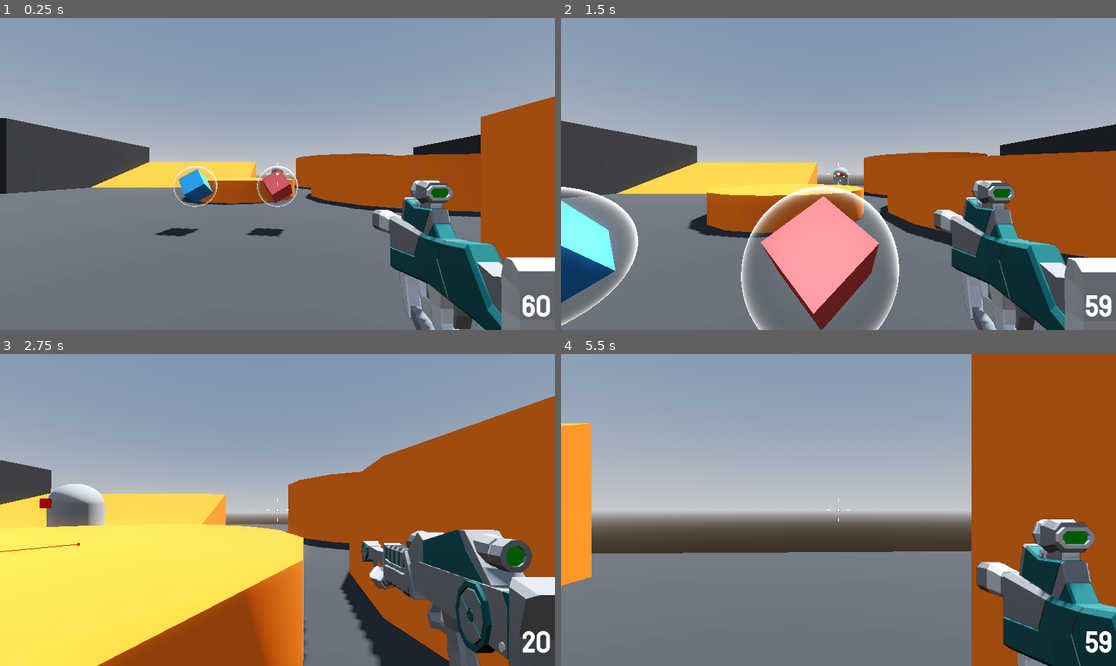
Above: before the commit, frames 1-4 (two rows, left to right).
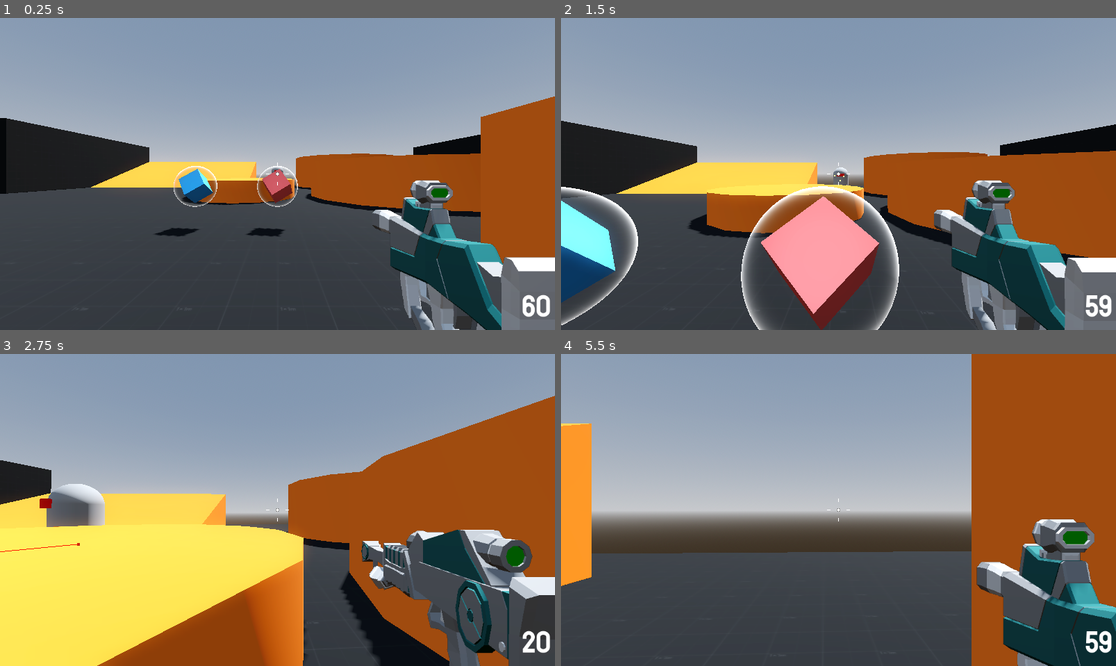
Above: after the commit, the same moments.

Repository: BlurryGames/RoboRampage
Game: Godot game, scene res://levels/sand_box.tscn
Two runs of this game, one before a commit and one after it. Both use one fixed random seed, a clock stepped at 60 frames per second and the inputs below.
Inputs (mouse positions are in pixels of both pictures, inside the frame that each line leads up to):
- Up to frame 1 (0.25 s): no input
- Up to frame 2 (1.5 s): move the mouse to (866, 174) at 0.52 s; hold Right mouse button (aim) 0.53-1.28 s; hold W (move_forward) from 0.53 s (still down); tap Space (jump) at 0.77 s; move the mouse to (810, 174) at 1.27 s; click (810, 174) at 1.35 s
- Up to frame 3 (2.75 s): keep holding W (move_forward); tap Space (jump) at 1.52 s; move the mouse to (288, 503) at 2.02 s; hold Mouse wheel down (last_weapon) from 2.03 s (still down)
- Up to frame 4 (5.5 s): keep holding W (move_forward); move the mouse to (832, 516) at 2.77 s; release Mouse wheel down (last_weapon) at 2.78 s; tap Mouse wheel up (next_weapon) at 2.85 s; tap Space (jump) at 3.02, 3.77, 4.52 s; move the mouse to (877, 513) at 3.52 s; hold 1 (weapon_1) 3.53-4.28 s; move the mouse to (794, 506) at 4.27 s; tap 2 (weapon_2) at 4.35 s; move the mouse to (844, 510) at 5.02 s; hold Right mouse button (aim) from 5.03 s (still down)

The runs differ from the first frame. In frame 1, 35% of the frame differs, in the area x 0-87%, y 32-100%; in frame 2, 23%; in frame 3, 4.9%; in frame 4, 26%.

Commit message:
Section4: Robo Rampage / Lesson29: Building Interiors

Diff:
--- /dev/null
+++ b/levels/main_level.tscn
@@ -0,0 +1,62 @@
+[gd_scene load_steps=5 format=3 uid="uid://damlc4r26y6ds"]
+
+[ext_resource type="Material" uid="uid://1lssg0qjvisn" path="res://levels/materials/gray_material.tres" id="1_xdjn6"]
+
+[sub_resource type="ProceduralSkyMaterial" id="ProceduralSkyMaterial_t07vs"]
+sky_horizon_color = Color(0.64625, 0.65575, 0.67075, 1)
+ground_horizon_color = Color(0.64625, 0.65575, 0.67075, 1)
+
+[sub_resource type="Sky" id="Sky_308d2"]
+sky_material = SubResource("ProceduralSkyMaterial_t07vs")
+
+[sub_resource type="Environment" id="Environment_qua2i"]
+background_mode = 2
+sky = SubResource("Sky_308d2")
+tonemap_mode = 2
+glow_enabled = true
+
+[node name="MainLevel" type="Node3D"]
+
+[node name="WorldEnvironment" type="WorldEnvironment" parent="."]
+environment = SubResource("Environment_qua2i")
+
+[node name="DirectionalLight3D" type="DirectionalLight3D" parent="."]
+transform = Transform3D(-0.866023, -0.433016, 0.250001, 0, 0.499998, 0.866027, -0.500003, 0.749999, -0.43301, 0, 0, 0)
+
+[node name="Room" type="CSGBox3D" parent="."]
+transform = Transform3D(1, 0, 0, 0, 1, 0, 0, 0, 1, 0, 2, 0)
+material_override = ExtResource("1_xdjn6")
+flip_faces = true
+size = Vector3(8, 4, 8)
+
+[node name="CSGCombiner3D" type="CSGCombiner3D" parent="Room"]
+
+[node name="Corridor" type="CSGBox3D" parent="Room/CSGCombiner3D"]
+transform = Transform3D(1, 0, 0, 0, 1, 0, 0, 0, 1, 0, -1, -6)
+flip_faces = true
+size = Vector3(2, 2, 4)
+
+[node name="Corridor2" type="CSGBox3D" parent="Room/CSGCombiner3D"]
+transform = Transform3D(-4.37114e-08, 0, 1, 0, 1, 0, -1, 0, -4.37114e-08, 6, -1, -12)
+flip_faces = true
+size = Vector3(2, 2, 4)
+
+[node name="Corridor3" type="CSGBox3D" parent="Room/CSGCombiner3D"]
+transform = Transform3D(-4.37114e-08, 0, 1, 0, 1, 0, -1, 0, -4.37114e-08, -6, -1, -12)
+flip_faces = true
+size = Vector3(2, 2, 4)
+
+[node name="Room2" type="CSGBox3D" parent="Room/CSGCombiner3D"]
+transform = Transform3D(1, 0, 0, 0, 1, 0, 0, 0, 1, 0, 0, -12)
+flip_faces = true
+size = Vector3(8, 4, 8)
+
+[node name="Room3" type="CSGBox3D" parent="Room/CSGCombiner3D"]
+transform = Transform3D(1, 0, 0, 0, 1, 0, 0, 0, 1, 12, 0, -12)
+flip_faces = true
+size = Vector3(8, 4, 8)
+
+[node name="Room4" type="CSGBox3D" parent="Room/CSGCombiner3D"]
+transform = Transform3D(1, 0, 0, 0, 1, 0, 0, 0, 1, -12, 0, -12)
+flip_faces = true
+size = Vector3(8, 4, 8)
--- a/levels/materials/gray_material.tres
+++ b/levels/materials/gray_material.tres
@@ -1,4 +1,9 @@
-[gd_resource type="StandardMaterial3D" format=3 uid="uid://1lssg0qjvisn"]
+[gd_resource type="StandardMaterial3D" load_steps=2 format=3 uid="uid://1lssg0qjvisn"]
+
+[ext_resource type="Texture2D" uid="uid://dmyj3erbh38rt" path="res://levels/materials/prototype-texture-with-size.png" id="1_sngl4"]
 
 [resource]
 albedo_color = Color(0.196078, 0.196078, 0.196078, 1)
+albedo_texture = ExtResource("1_sngl4")
+uv1_triplanar = true
+uv1_world_triplanar = true
Binary file added: levels/materials/prototype-texture-with-size.png
Not shown, added: levels/materials/prototype-texture-with-size.png.import
Binary file added: levels/materials/prototype-texture.png
Not shown, added: levels/materials/prototype-texture.png.import
